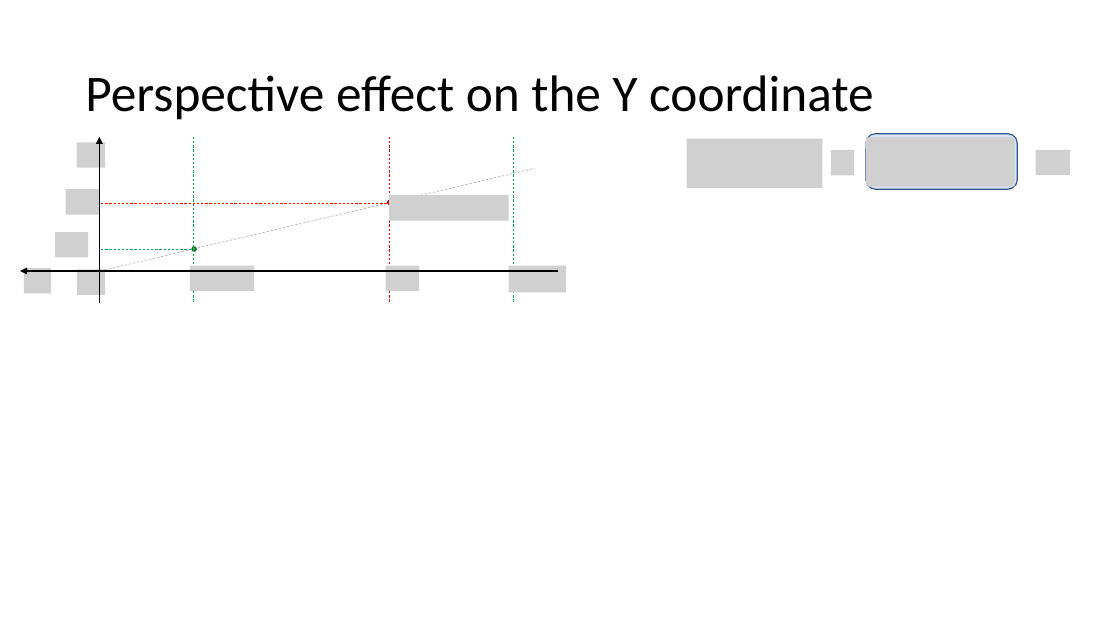
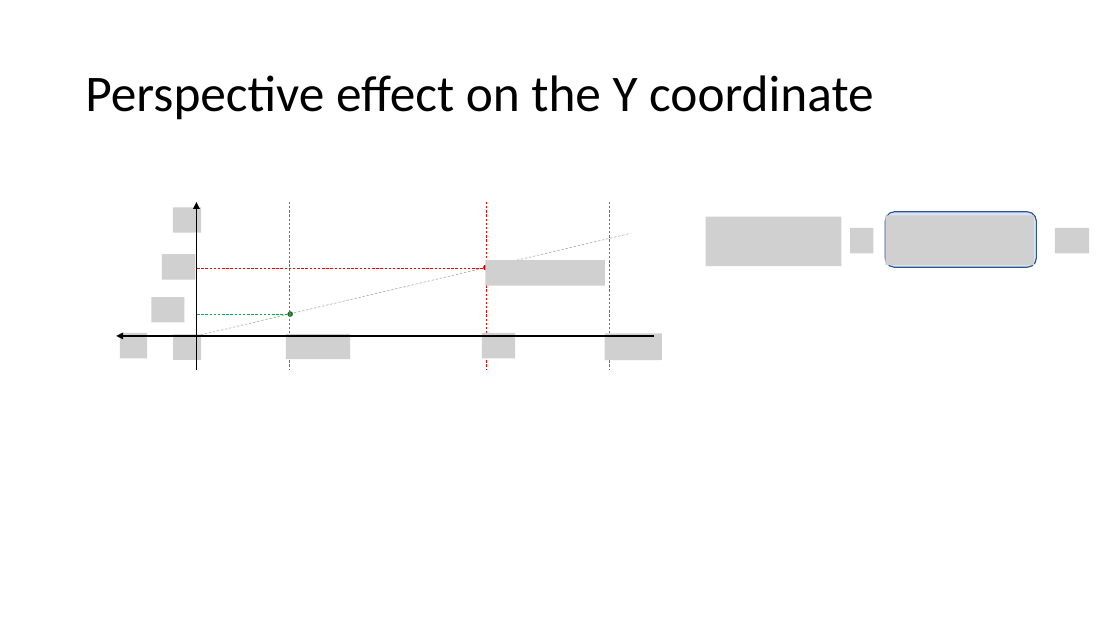
Before and after one commit to andyprowl/ape, a slide deck: slide 3 of Infrastructure/Documentation/docs/Projection/Perspective/Images/Source/PerspectiveProjection.pptx. Drawn at 1120x630 pixels with LibreOffice and Linux fonts; fonts in the diff are those of the drawing; grey boxes stand for pictures. Boxes give left, top, right and bottom in pixels: in the first picture for what was removed or moved away, otherwise in the second. Text is boxed around its words. In the diff, an @@ line names an element or a change of style, - is before the commit and + after.

Commit message:
Provide first complete version of the tutorial on perspective projection

```diff
--- a/Infrastructure/Documentation/docs/Projection/Perspective/Images/Source/PerspectiveProjection.pptx
+++ b/Infrastructure/Documentation/docs/Projection/Perspective/Images/Source/PerspectiveProjection.pptx
@@ arrow moved from (99, 302) - (99, 137) to (197, 370) - (197, 202) @@
@@ 6 pictures, 6 lines, 2 ellipses, 1 arrow moved together from (x1=20, y1=137, x2=558, y2=302) to (x1=116, y1=202, x2=654, y2=370) @@
@@ picture moved from (x1=866, y1=138, x2=1015, y2=187) to (x1=886, y1=215, x2=1034, y2=265) @@
@@ 3 pictures, 1 rounded rectangle moved together from (x1=686, y1=134, x2=1070, y2=189) to (x1=706, y1=212, x2=1090, y2=267) @@
@@ picture removed at (x1=190, y1=266, x2=255, y2=291) @@
@@ picture removed at (x1=386, y1=266, x2=419, y2=291) @@
@@ picture added at (x1=286, y1=334, x2=350, y2=359) @@
@@ picture added at (x1=482, y1=333, x2=516, y2=358) @@
@@ picture moved from (x1=508, y1=266, x2=565, y2=292) to (x1=605, y1=334, x2=662, y2=360) @@
```
Also in this commit, not shown: 6 other slides changed, 4 slides added, 1 slide removed, 23 other files.
